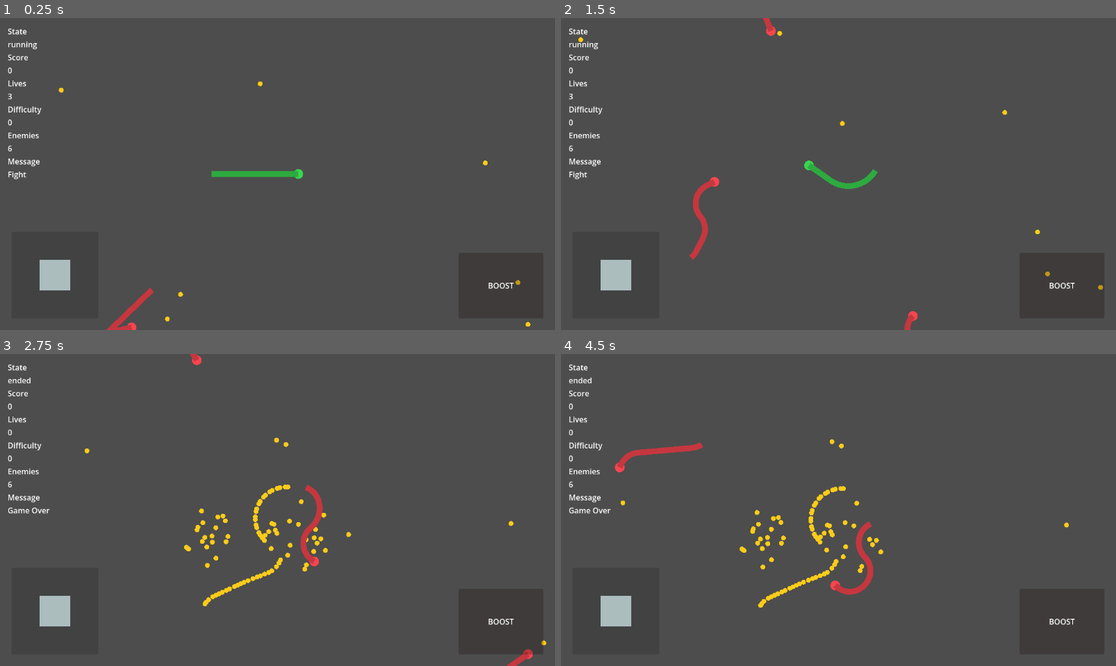
Above: before the commit, frames 1-4 (two rows, left to right).
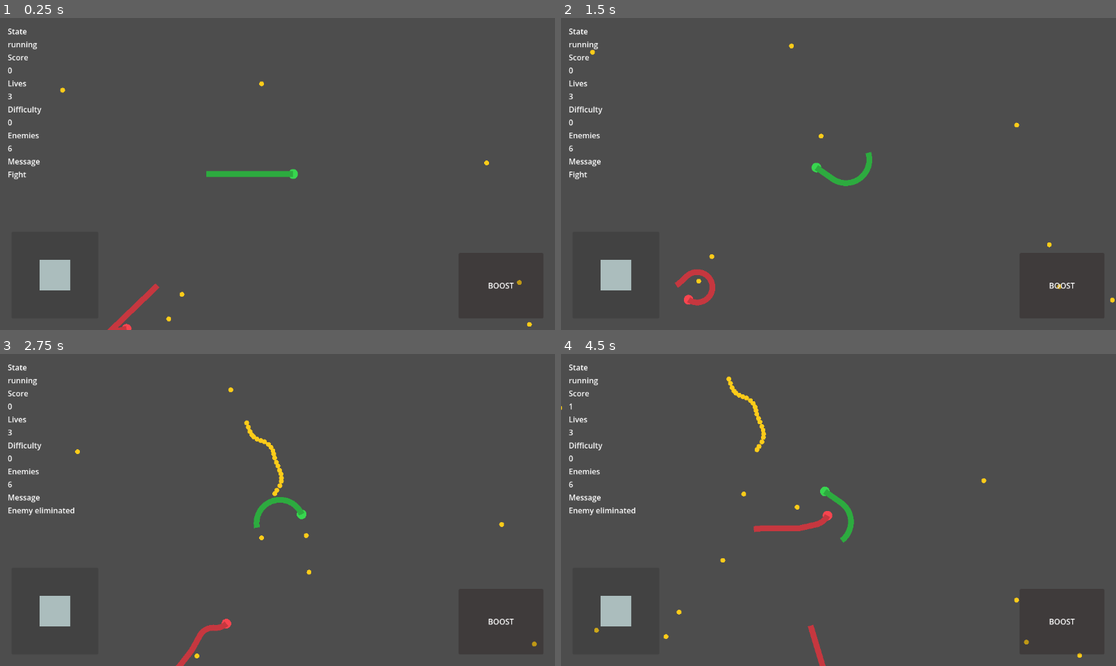
Above: after the commit, the same moments.

Repository: Jlu-waterbrother/snake_combat
Game: Godot game, scene res://scenes/main/main.tscn
Same seed, same stepped clock (60 frames per second), same inputs: the game is played once before the commit and once after it.
Inputs (mouse positions are in pixels of both pictures, inside the frame that each line leads up to):
- Up to frame 1 (0.25 s): no input
- Up to frame 2 (1.5 s): tap Enter at 0.5 s; move the mouse to (960, 158) at 0.52 s; hold D (turn_right) 0.53-1.25 s; hold Shift (boost) 0.53-1.25 s; click (960, 158) at 0.67 s; drag from (727, 189) to (755, 39) at 1.27 s
- Up to frame 3 (2.75 s): move the mouse to (333, 441) at 2.02 s; hold D (turn_right) from 2.03 s (still down); hold Shift (boost) from 2.03 s (still down)
- Up to frame 4 (4.5 s): release D (turn_right) at 2.75 s; release Shift (boost) at 2.75 s; drag from (810, 572) to (760, 360) at 2.77 s; move the mouse to (1005, 556) at 3.52 s; hold A (turn_left) 3.53-4.25 s; hold Shift (boost) 3.53-4.25 s; drag from (672, 463) to (1066, 525) at 4.27 s

The runs differ from the first frame. In frame 1, 0.3% of the frame differs, in the area x 10-96%, y 20-100%; in frame 2, 1.4%; in frame 3, 2.5%; in frame 4, 2.9%, in the area x 0-94%, y 7-100%.

Commit message:
出生无敌优化 敌人复活机制优化 游戏速度优化

Diff:
--- a/resources/config/default_movement_config.tres
+++ b/resources/config/default_movement_config.tres
@@ -4,7 +4,7 @@
 
 [resource]
 script = ExtResource("1")
-base_speed = 220.0
-boost_speed = 340.0
+base_speed = 165.0
+boost_speed = 255.0
 turn_rate_deg_per_second = 300.0
 segment_spacing = 10.0
--- a/scripts/config/movement_config.gd
+++ b/scripts/config/movement_config.gd
@@ -1,7 +1,7 @@
 extends Resource
 class_name MovementConfig
 
-@export var base_speed: float = 220.0
-@export var boost_speed: float = 340.0
+@export var base_speed: float = 165.0
+@export var boost_speed: float = 255.0
 @export var turn_rate_deg_per_second: float = 300.0
 @export var segment_spacing: float = 10.0
--- a/scripts/managers/snake_manager.gd
+++ b/scripts/managers/snake_manager.gd
@@ -14,6 +14,10 @@
 @export var growth_per_food: float = 8.0
 @export var enemy_spawn_radius_min: float = 420.0
 @export var enemy_spawn_radius_max: float = 980.0
+@export var enemy_spawn_attempts: int = 24
+@export var enemy_spawn_player_safe_radius: float = 420.0
+@export var enemy_spawn_front_block_dot: float = 0.2
+@export var player_respawn_invincibility_seconds: float = 3.0
 @export var world_radius: float = 2200.0
 @export var head_to_body_collision_radius: float = 8.0
 @export var head_to_body_ignore_points: int = 4
@@ -38,11 +42,13 @@
 var _aggression_scale: float = 1.0
 var _boost_scale: float = 1.0
 var _shed_length_remainder: Dictionary[StringName, float] = {}
+var _invincibility_remaining: Dictionary[StringName, float] = {}
 
 func _ready() -> void:
 	_rng.randomize()
 
 func _physics_process(delta: float) -> void:
+	_update_invincibility(delta)
 	_update_enemy_ai(delta)
 	_check_world_bounds()
 	_check_head_to_head_collision()
@@ -108,6 +114,8 @@
 func kill_snake(snake_id: StringName, reason: StringName) -> void:
 	if not _scores.has(snake_id):
 		push_warning("Unknown snake_id for death event: %s" % snake_id)
+		return
+	if reason != &"despawned" and _is_snake_invincible(snake_id):
 		return
 
 	var allow_mass_drop: bool = reason != &"despawned"
@@ -133,6 +141,7 @@
 
 	_scores.erase(snake_id)
 	_shed_length_remainder.erase(snake_id)
+	_invincibility_remaining.erase(snake_id)
 	if snake_id == _player_snake_id:
 		_player_snake_id = &""
 	if was_enemy:
@@ -177,6 +186,20 @@
 		if value is float or value is int:
 			return float(value)
 	return 0.0
+
+func set_temporary_invincibility(snake_id: StringName, duration_seconds: float) -> void:
+	if not _snake_nodes.has(snake_id):
+		return
+	var duration: float = max(duration_seconds, 0.0)
+	if duration <= 0.0:
+		_invincibility_remaining.erase(snake_id)
+		return
+	_invincibility_remaining[snake_id] = duration
+
+func grant_player_respawn_invincibility() -> void:
+	if _player_snake_id == &"":
+		return
+	set_temporary_invincibility(_player_snake_id, player_respawn_invincibility_seconds)
 
 func _sync_enemy_count() -> void:
 	while _enemy_ids.size() < _target_enemy_count:
@@ -236,6 +259,46 @@
 func _sample_enemy_spawn_position() -> Vector2:
 	var min_radius: float = max(enemy_spawn_radius_min, 120.0)
 	var max_radius: float = max(enemy_spawn_radius_max, min_radius + 1.0)
+	var has_player: bool = _player_snake_id != &"" and _snake_nodes.has(_player_snake_id)
+	var player_position: Vector2 = Vector2.ZERO
+	var player_heading: Vector2 = Vector2.RIGHT
+	if has_player:
+		player_position = _snake_nodes[_player_snake_id].global_position
+		if _snake_nodes[_player_snake_id].has_method("get_heading"):
+			var heading_value: Variant = _snake_nodes[_player_snake_id].call("get_heading")
+			if heading_value is Vector2 and (heading_value as Vector2) != Vector2.ZERO:
+				player_heading = (heading_value as Vector2).normalized()
+
+	var front_dot_limit: float = clamp(enemy_spawn_front_block_dot, -1.0, 1.0)
+	var safe_radius: float = max(enemy_spawn_player_safe_radius, 0.0)
+	for _attempt: int in range(max(enemy_spawn_attempts, 1)):
+		var candidate: Vector2 = _sample_ring_spawn_position(min_radius, max_radius)
+		if not has_player:
+			return candidate
+
+		var to_candidate: Vector2 = candidate - player_position
+		if to_candidate.length() < safe_radius:
+			continue
+		if to_candidate == Vector2.ZERO:
+			continue
+		if to_candidate.normalized().dot(player_heading) > front_dot_limit:
+			continue
+		return candidate
+
+	if not has_player:
+		return _sample_ring_spawn_position(min_radius, max_radius)
+
+	var fallback_heading: Vector2 = -player_heading
+	if fallback_heading == Vector2.ZERO:
+		fallback_heading = _random_direction()
+	var fallback_distance: float = max(safe_radius, min_radius)
+	var fallback_point: Vector2 = player_position + fallback_heading.normalized() * fallback_distance
+	var max_world_radius: float = max(world_radius - 40.0, 120.0)
+	if fallback_point.length() > max_world_radius:
+		fallback_point = fallback_point.normalized() * max_world_radius
+	return fallback_point
+
+func _sample_ring_spawn_position(min_radius: float, max_radius: float) -> Vector2:
 	var angle: float = _rng.randf_range(0.0, TAU)
 	var radius: float = _rng.randf_range(min_radius, max_radius)
 	return Vector2(cos(angle), sin(angle)) * radius
@@ -429,6 +492,29 @@
 			return max(float(value), 0.0)
 	return 0.0
 
+func _update_invincibility(delta: float) -> void:
+	if _invincibility_remaining.is_empty():
+		return
+
+	var expired_ids: Array[StringName] = []
+	for snake_id: StringName in _invincibility_remaining.keys():
+		if not _snake_nodes.has(snake_id):
+			expired_ids.append(snake_id)
+			continue
+
+		var remaining: float = float(_invincibility_remaining.get(snake_id, 0.0)) - delta
+		if remaining <= 0.0:
+			expired_ids.append(snake_id)
+		else:
+			_invincibility_remaining[snake_id] = remaining
+
+	for snake_id: StringName in expired_ids:
+		_invincibility_remaining.erase(snake_id)
+
+func _is_snake_invincible(snake_id: StringName) -> bool:
+	var remaining: float = float(_invincibility_remaining.get(snake_id, 0.0))
+	return remaining > 0.0
+
 func _emit_mass_drop(drop_points: PackedVector2Array, fallback_position: Vector2, total_amount: int) -> void:
 	if total_amount <= 0:
 		return
--- a/scripts/snake/player_snake.gd
+++ b/scripts/snake/player_snake.gd
@@ -9,8 +9,8 @@
 }
 
 @export var movement_config: Resource
-@export var default_base_speed: float = 220.0
-@export var default_boost_speed: float = 340.0
+@export var default_base_speed: float = 165.0
+@export var default_boost_speed: float = 255.0
 @export var boost_body_drain_per_second: float = 18.0
 @export var min_body_length_for_boost: float = 120.0
 @export var min_body_length: float = 80.0
--- a/scripts/world/world.gd
+++ b/scripts/world/world.gd
@@ -205,4 +205,5 @@
 		return
 
 	_camera_target_snake_id = player_snake_id
+	snake_manager.grant_player_respawn_invincibility()
 	_set_match_state(&"running")
Not shown, added: .github/copilot-instructions.md
Not shown, added: .github/skills/godot-2d-movement-collision/SKILL.md
Not shown, added: .github/skills/godot-4-6-gdscript/SKILL.md
Not shown, added: .github/skills/godot-performance-mobile-ui/SKILL.md
Not shown, added: .github/skills/godot-realtime-multiplayer/SKILL.md
Not shown, added: .github/skills/godot-scene-architecture/SKILL.md
Not shown, added: .github/skills/snake-core-gameplay/SKILL.md
